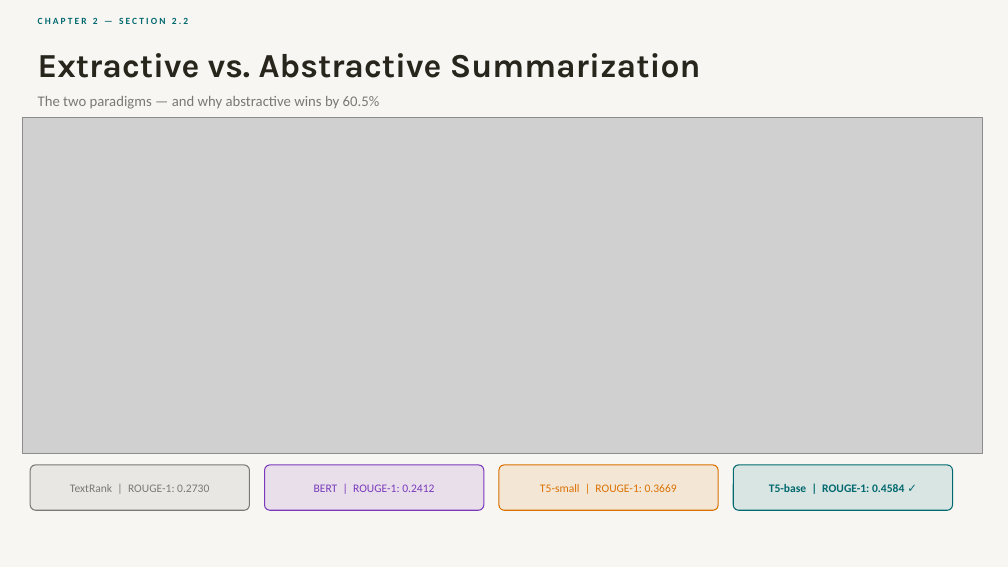
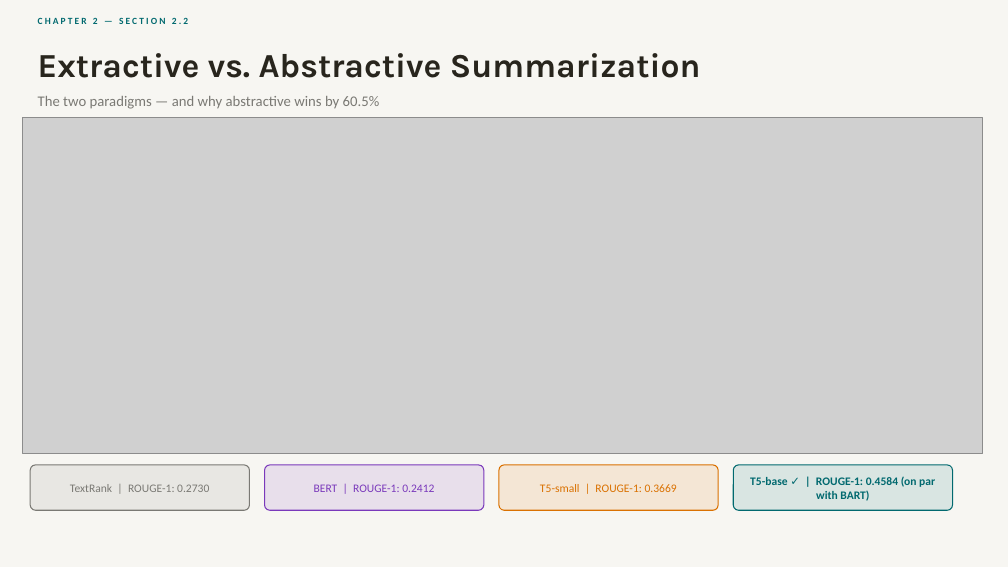
Before and after one commit to CNShivani7/DocSnap-Intelligent-Summarization, a slide deck: slide 7 of DocSnap_Presentation.pptx. Drawn at 1008x567 pixels with LibreOffice and Linux fonts; fonts in the diff are those of the drawing; grey boxes stand for pictures. Boxes give left, top, right and bottom in pixels: in the first picture for what was removed or moved away, otherwise in the second. Text is boxed around its words. In the diff, an @@ line names an element or a change of style, - is before the commit and + after.

Commit message:
Fix BART claim and H1 wording in PPT
- 'exceeds BART by 3.8%' → 'comparable to BART baseline'
- '+3.8%' stat card → '~Parity / Comparable to BART baseline'
- 'H1 conclusive' → 'strongly supports H1'
- NLP timeline DocSnap entry updated to reflect fair comparison context
- Subtitle on ROUGE slide updated to 'comparable to BART baseline'

```diff
--- a/DocSnap_Presentation.pptx
+++ b/DocSnap_Presentation.pptx
@@ text at (750, 476, 935, 501): text changed @@
-T5-base | ROUGE-1: 0.4584 ✓
+T5-base ✓ | ROUGE-1: 0.4584 (on par with BART)
```
Also in this commit, not shown: 7 other slides changed.
